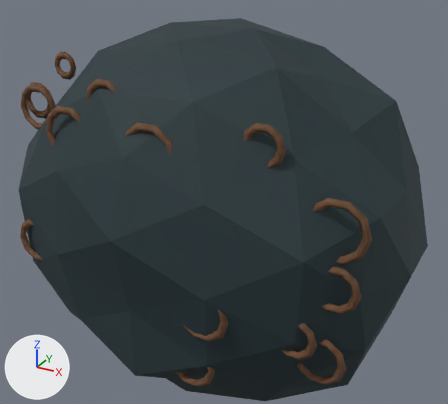
Two versions of the glTF model public/aqua/models/decor/lava_rock.glb, one commit apart.
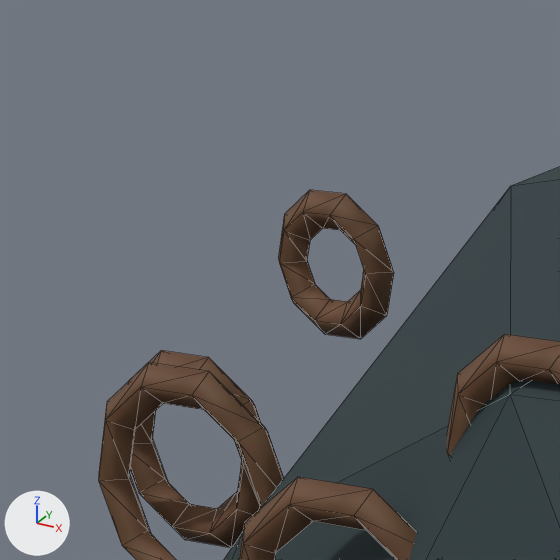
There are two pictures of each version: one whole from a camera (50 mm lens) standing at (0.698, -1.209, 1.089) and looking at (0.02, 0.023, 0.472), one close up on the part from 0% to 24% of the width and 4% to 30% of the height. The axes (+X, +Y, +Z) are drawn at lower left. The lights are the same throughout. The last two pictures show the newer version. The close-ups show mesh edges as thin lines. Where no turn or scale is listed for an object, it has been applied to the vertices. Vertices at exactly the same position are counted once.

The first close-up shows 'static_ornament'.
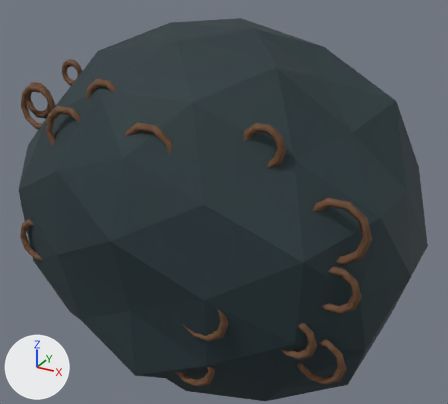
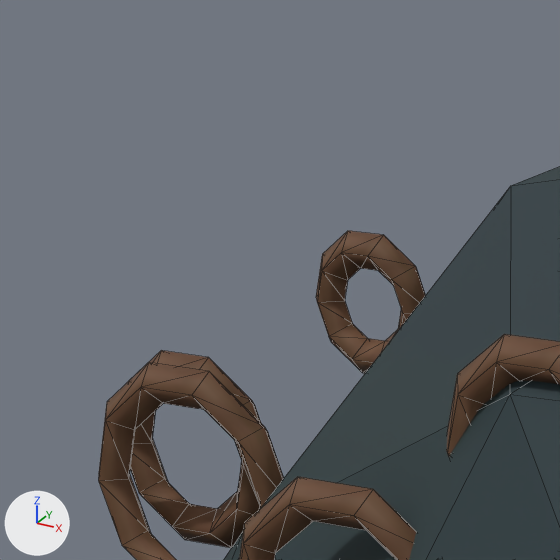
Location of each change, [x1, y1, x2, y2] in pixels of the close-ups (560 x 560 px; the box of a moved part takes in the faces that stretch with it):
part 1 of me_static_ornament, moved or reshaped: before [278, 190, 394, 339]; after [316, 231, 426, 373]

Diff of the bpy script that builds the scene:
```diff
--- a/public/aqua/models/decor/lava_rock.glb.py
+++ b/public/aqua/models/decor/lava_rock.glb.py
@@ me_static_ornament @@
 me_static_ornament.from_pydata(...)  # 652 vertices, 1300 faces; spans x -0.505..0.505, y -0.39..0.39, z 0.0..0.897
 # used by ob_static_ornament; location = (0.0, 0.0, 0.0)
+# me_static_ornament part 1: the loose piece of 40 vertices spanning x -0.43..-0.359, y -0.05..-0.032, z 0.745..0.812 is moved by (0.008, 0.014, -0.02)
 me_static_ornament.materials.append(mat_painted_pbr_atlas)
```
